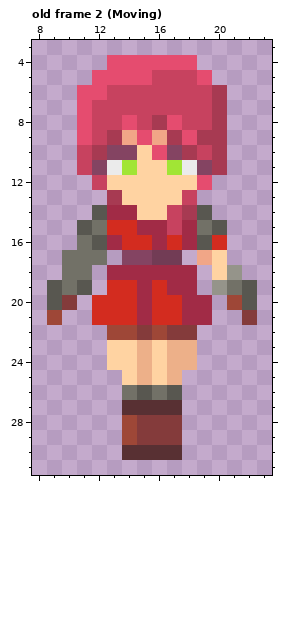
Two versions of one pixel-art file, Sprites/Maya/Sprite-0001.aseprite. This is how it looked before the edit.
32x32 pixels, 3 frames. Shown: old frame 2 (Moving): x 8..23, y 3..31. The commit also changed other frames, which this record leaves out.
After the commit:
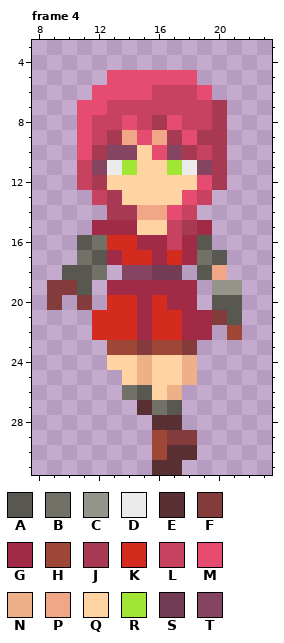
Palette (. is transparent): A #585750  B #727167  C #95948a  D #ebebeb  E #583033  F #843b3b  G #a12b46  H #9e4737  J #a73a52  K #d32c1f  L #c7425f  M #e54c6f  N #edb089  P #f1a687  Q #ffd3a2  R #a1e535  S #723c55  T #844462
A new or re-ordered frame is compared with the old frame closest to it.
The exact change:
frames 3 -> 4
--- frame 4 is new; against old frame 2 (Moving)
@@ x 8..23 @@
  3 ................
- 4 .....MMMMMM.....
- 5 ....MMMMLLLM....
- 6 ...MMLLLLLLLJ...
- 7 ...MLLLLLLLLJ...
+ 4 ................
+ 5 .....MMMMMM.....
+ 6 ....MMMMLLLM....
+ 7 ...MMLLLLLLLJ...
  8 ...MLLMLJMLLJ...
  9 ...MLJPMPJMJJ...
-10 ...LJTTQMTJLJ...
+10 ...MJTTQMTJLJ...
 11 ...LTDRQQRDTJ...
-12 ....LQQQQQQM....
-13 .....JQQQQL.....
-14 ....AGGQQLJA....
-15 ...ABKKGGLGBA...
-16 ...BAGKKGKGAK...
-17 ..BBB.TTSS.PQ...
-18 ..BB.GGGGGG.QC..
-19 .ABA.KKGKGG.CBA.
-20 .AF.KKKGKKGG.HA.
-21 .H..KKKGKKGG..F.
-22 .....HHFHFF.....
-23 .....QQNQNN.....
-24 .....QQNQNN.....
-25 ......QNQN......
-26 ......BABA......
-27 ......EEEE......
-28 ......HFFF......
-29 ......HFFF......
-30 ......EEEE......
-31 ................
+12 ...LJQQQQQQMJ...
+13 ....LJQQQQML....
+14 .....JJPPML.....
+15 ....GGGQQLJG....
+16 ...ABKKGGLGA....
+17 ...BAGKKGKGBA...
+18 ..AAB.TTSS.AP...
+19 .FFA.GGGGGG.CC..
+20 .F.F.KKGKGG.AA..
+21 ....KKKGKKGGFA..
+22 ....KKKGKKGG.H..
+23 .....HHFHHF.....
+24 .....QQNQQN.....
+25 ......QNQQN.....
+26 ......BAQN......
+27 .......EBA......
+28 ........EE......
+29 ........HFF.....
+30 ........HEE.....
+31 ........EE......
Boxes around the changes in both pictures, in picture pixels (x1, y1, x2, y2):
changed: (47, 55, 257, 475)
